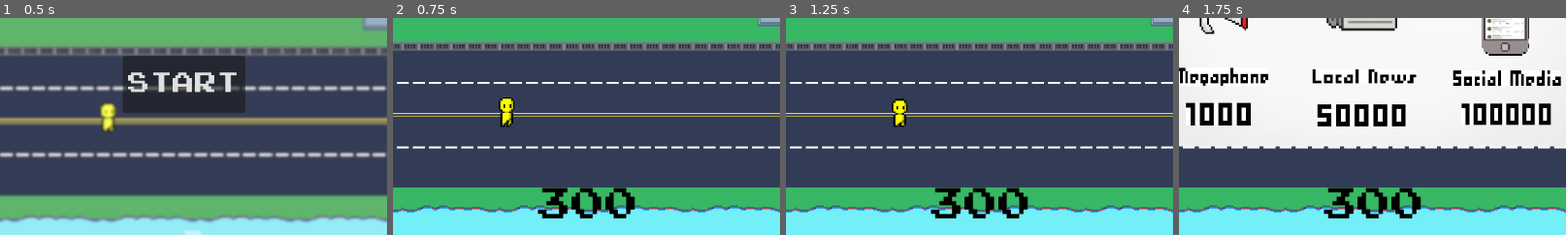
Above: before the commit, frames 1-4 (left to right).
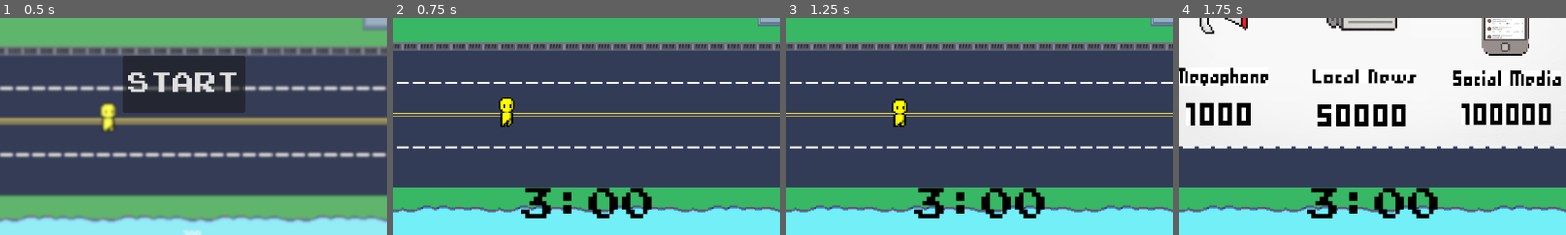
Above: after the commit, the same moments.

Repository: eliseokeefe/GameDevFinal
Game: Godot game, scene res://start.tscn
Same seed, same stepped clock (60 frames per second), same inputs: the game is played once before the commit and once after it.
Inputs (mouse positions are % of the whole screen's width and height, from its top left):
- Up to frame 1 (0.5 s): no input
- Up to frame 2 (0.75 s): click "START" at 0.5 s
- Up to frame 3 (1.25 s): no input
- Up to frame 4 (1.75 s): click (4, 7) at 1.25 s
The pictures show only the part of the screen within x 25-75%, y 50-100%; the shares and areas given below are measured in that part.

Frame 1 is identical in both runs. In frame 2, 2.8% of the frame differs, in the area x 33-67%, y 78-93%; in frame 3, 2.8%; in frame 4, 2.8%.

Commit message:
part 2 updates

Diff:
--- a/in_game_hud.tscn
+++ b/in_game_hud.tscn
@@ -106,7 +106,7 @@
 theme_override_colors/font_color = Color(0, 0, 0, 1)
 theme_override_fonts/font = ExtResource("2_sbn5i")
 theme_override_font_sizes/font_size = 50
-text = "300
+text = "3:00
 "
 
 [node name="ShopButton" type="Button" parent="."]
@@ -124,5 +124,6 @@
 autoplay = "idle"
 frame_progress = 0.565883
 
+[connection signal="timeUp" from="." to="." method="_on_time_up"]
 [connection signal="timeout" from="Timer" to="." method="_on_timer_timeout"]
 [connection signal="pressed" from="ShopButton" to="." method="_on_shop_button_pressed"]
--- a/part_2.tscn
+++ b/part_2.tscn
@@ -1,8 +1,9 @@
-[gd_scene load_steps=4 format=3 uid="uid://3b5dvne1ojo0"]
+[gd_scene load_steps=5 format=3 uid="uid://3b5dvne1ojo0"]
 
 [ext_resource type="PackedScene" uid="uid://cgdw72a4sk4g7" path="res://background.tscn" id="1_cot2a"]
 [ext_resource type="PackedScene" uid="uid://dpr1nnm12irux" path="res://player sprites/player.tscn" id="2_2nvve"]
 [ext_resource type="PackedScene" uid="uid://diwmkx3xr50ls" path="res://citizen_spawner.tscn" id="2_28m1b"]
+[ext_resource type="PackedScene" uid="uid://c7eivxd5w672l" path="res://timer_part_2.tscn" id="4_fgejc"]
 
 [node name="part_2" type="Node2D"]
 
@@ -12,3 +13,5 @@
 
 [node name="player" parent="." instance=ExtResource("2_2nvve")]
 position = Vector2(-477, 185)
+
+[node name="Timer_part_2" parent="." instance=ExtResource("4_fgejc")]
--- a/player sprites/player.tscn
+++ b/player sprites/player.tscn
@@ -71,7 +71,8 @@
 scale = Vector2(1.54167, 1.75)
 sprite_frames = SubResource("SpriteFrames_tbp2q")
 animation = &"walk"
-frame_progress = 0.101503
+frame = 2
+frame_progress = 0.513038
 
 [node name="CollisionShape2D" type="CollisionShape2D" parent="."]
 position = Vector2(-1, -5)
--- /dev/null
+++ b/timer_part_2.gd
@@ -0,0 +1,25 @@
+extends CanvasLayer
+
+@onready var timer := 60
+@onready var new_score := 0
+#signal shopPressed
+signal timeUp
+# Called when the node enters the scene tree for the first time.
+func _ready():
+	pass
+
+# Called every frame. 'delta' is the elapsed time since the previous frame.
+func _process(delta):
+	pass
+
+
+func _on_timer_timeout():
+	if timer == 0:
+		timeUp.emit()
+		#func(new_score)
+		return
+	timer -= 1
+	$timer_label.text = str(timer)
+
+func update_Score():
+	new_score -= 50
--- /dev/null
+++ b/timer_part_2.tscn
@@ -0,0 +1,16 @@
+[gd_scene load_steps=3 format=3 uid="uid://c7eivxd5w672l"]
+
+[ext_resource type="Script" path="res://timer_part_2.gd" id="1_0poy0"]
+[ext_resource type="FontVariation" uid="uid://dp5ibsgsljx18" path="res://PressStart.tres" id="2_eyxh0"]
+
+[node name="Timer_part_2" type="CanvasLayer"]
+script = ExtResource("1_0poy0")
+
+[node name="Timer" type="Timer" parent="."]
+
+[node name="timer_label" type="Label" parent="."]
+offset_right = 40.0
+offset_bottom = 23.0
+theme_override_colors/font_color = Color(0, 0, 0, 1)
+theme_override_fonts/font = ExtResource("2_eyxh0")
+text = "0:60"
